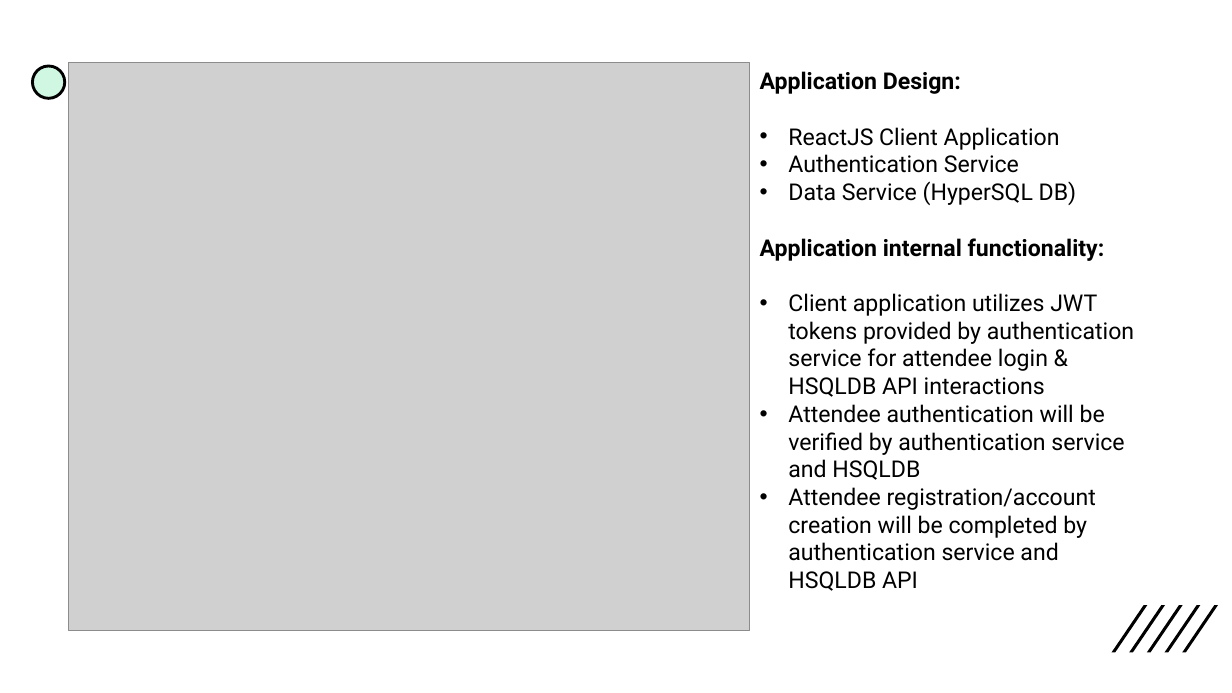
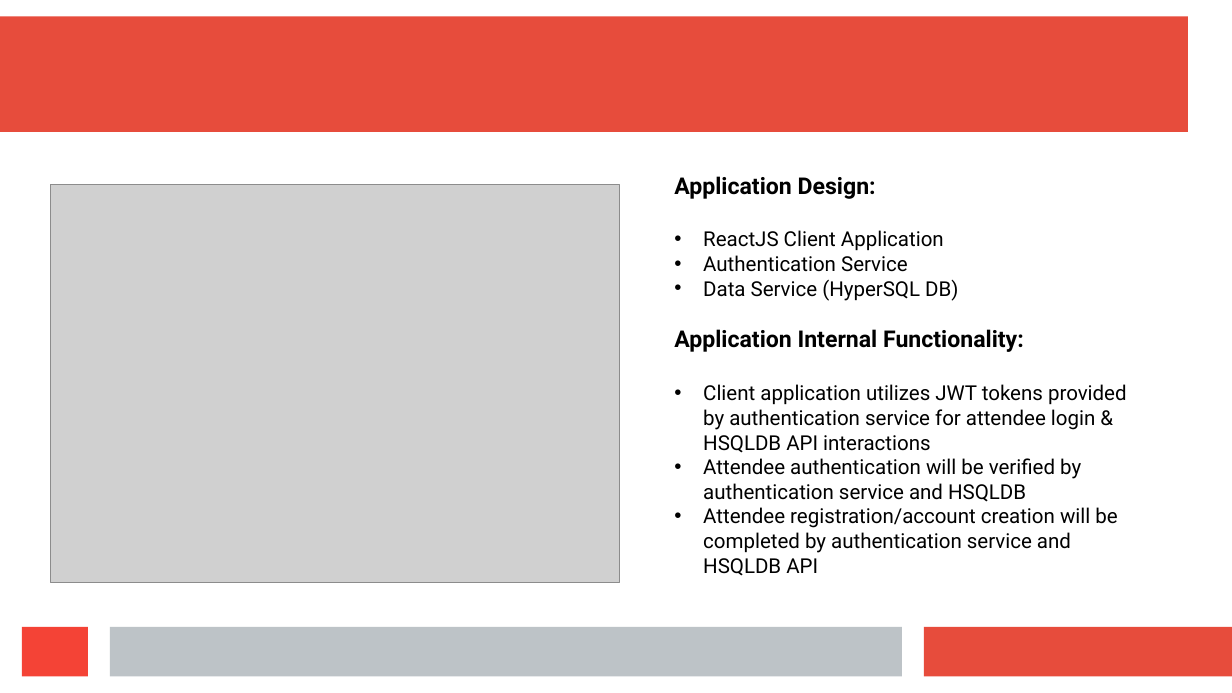
Before and after one commit to jaydajayda/mcc-data, a slide deck: slide 2 of media/metro-convention-center.pptx. Drawn at 1232x693 pixels with LibreOffice and Linux fonts; fonts in the diff are those of the drawing; grey boxes stand for pictures. Boxes give left, top, right and bottom in pixels: in the first picture for what was removed or moved away, otherwise in the second. Text is boxed around its words. In the diff, an @@ line names an element or a change of style, - is before the commit and + after.

Commit message:
Small powerpoint formatting update

```diff
--- a/media/metro-convention-center.pptx
+++ b/media/metro-convention-center.pptx
@@ rectangle added at (x1=0, y1=17, x2=1189, y2=132), fill #E74C3C @@
@@ ellipse removed at (x1=32, y1=66, x2=65, y2=98) @@
@@ text "Application Design:" moved from (x1=760, y1=71, x2=1134, y2=591) to (x1=674, y1=176, x2=1127, y2=576) @@
@@ picture resized from (x1=69, y1=62, x2=750, y2=630) to (x1=51, y1=185, x2=619, y2=582) @@
@@ text at (x1=703, y1=230, x2=1127, y2=576): size 18 to 16 pt in "ReactJS Client Application", "Authentication Service", "Data Service (HyperSQL DB)", "Client application utilizes JWT tokens provided by ..." and 2 more places @@
@@ text at (x1=674, y1=329, x2=1024, y2=352): text changed @@
-Application internal functionality:
+Application Internal Functionality:
@@ rectangle added at (x1=22, y1=628, x2=88, y2=677), fill #F44336 @@
@@ rectangle added at (x1=110, y1=628, x2=902, y2=677), fill #BDC3C7 @@
@@ rectangle added at (x1=924, y1=628, x2=1232, y2=677), fill #E74C3C @@
@@ group removed at (x1=1112, y1=605, x2=1218, y2=653): 5 freeform shapes @@
```
Also in this commit, not shown: 1 other slide changed.
